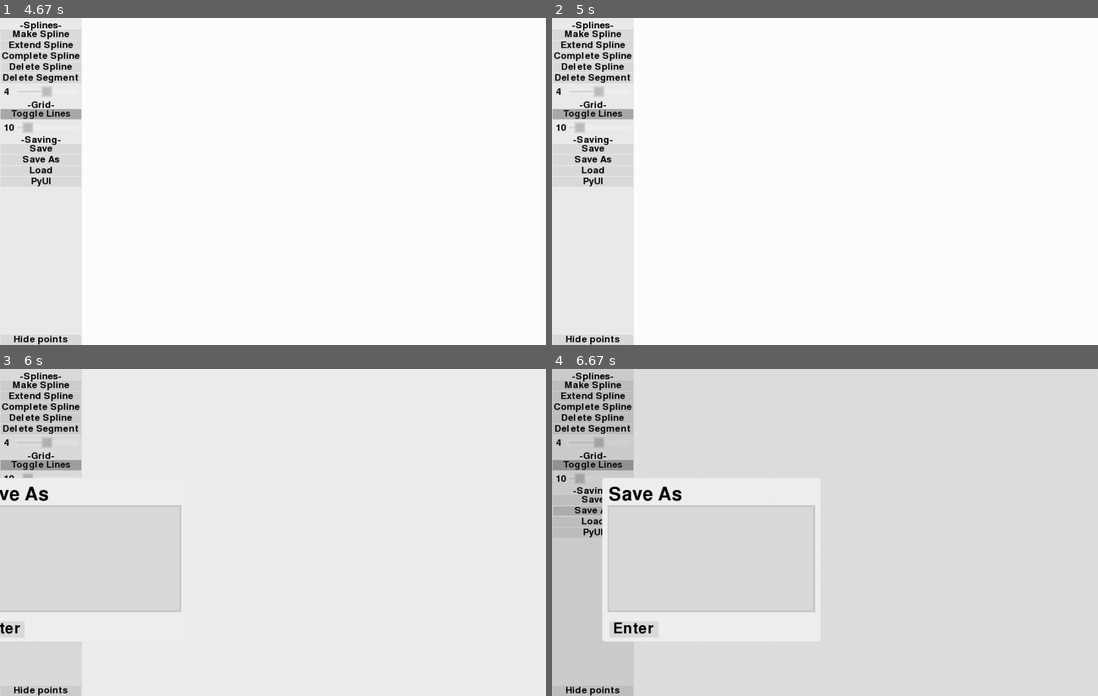
Above: before the commit, frames 1-4 (two rows, left to right).
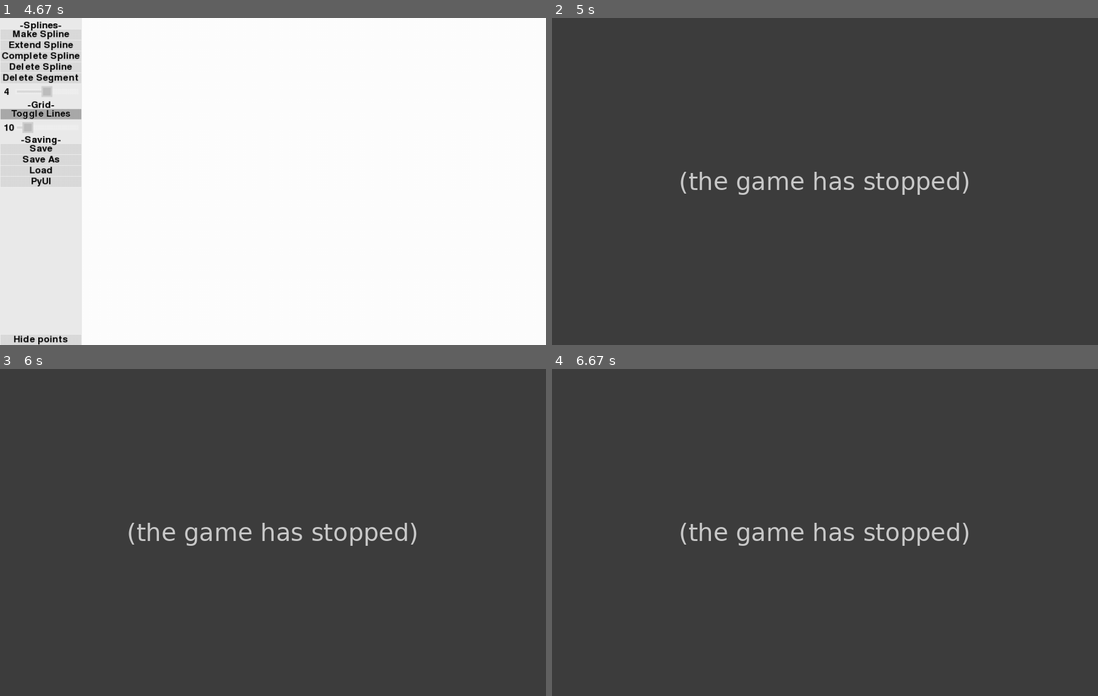
Above: after the commit, the same moments.

Repository: christianharris-3/PyUI
Game: pygame game, started from PyUI vector maker.py
The game is run twice, just before and just after one commit, with the same random seed, the same clock (stepped at 60 frames per second) and the same inputs.
Inputs (mouse positions are in pixels of both pictures, inside the frame that each line leads up to):
- Up to frame 1 (4.67 s): click (38, 44) at 0.38 s; click (38, 76) at 0.72 s; click (70, 148) at 1.05 s; click (38, 338) at 1.38 s; click (131, 282) at 1.72 s; click (38, 338) at 3.18 s; click (136, 259) at 3.52 s; click (38, 112) at 3.85 s; click (49, 89) at 4.18 s; click (218, 184) at 4.52 s
- Up to frame 2 (5 s): tap Esc at 4.8 s
- Up to frame 3 (6 s): click (38, 532) at 5.18 s; click (207, 565) at 5.52 s; click (38, 509) at 5.85 s
- Up to frame 4 (6.67 s): click (770, 454) at 6.42 s

Frame 1 is identical in both runs. In frame 2, 100% of the frame differs, in the area x 0-100%, y 0-100%; in frame 3, 100%; in frame 4, 99%.
After the commit the program exited at 4.83 s; later frames show no game.

Commit message:
Update PyUI.py
fixed bug with esc not exiting the game when backquits variable True

Diff:
--- a/PyUI.py
+++ b/PyUI.py
@@ -446,7 +446,7 @@
                                     a.command()
                                     break
         if self.exit:
-            events.append(pygame.event.Event(pygame.QUIT))
+            pygame.event.post(pygame.event.Event(pygame.QUIT))
         return repeatchecker
     def togglefullscreen(self,screen):
         if self.fullscreen: self.fullscreen = False
